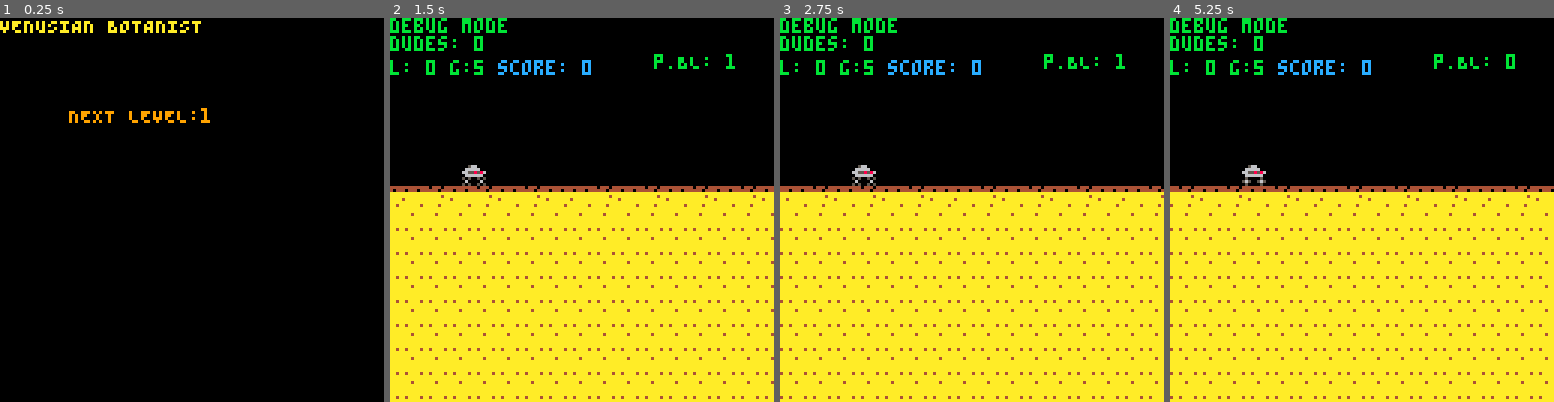
Above: before the commit, frames 1-4 (left to right).
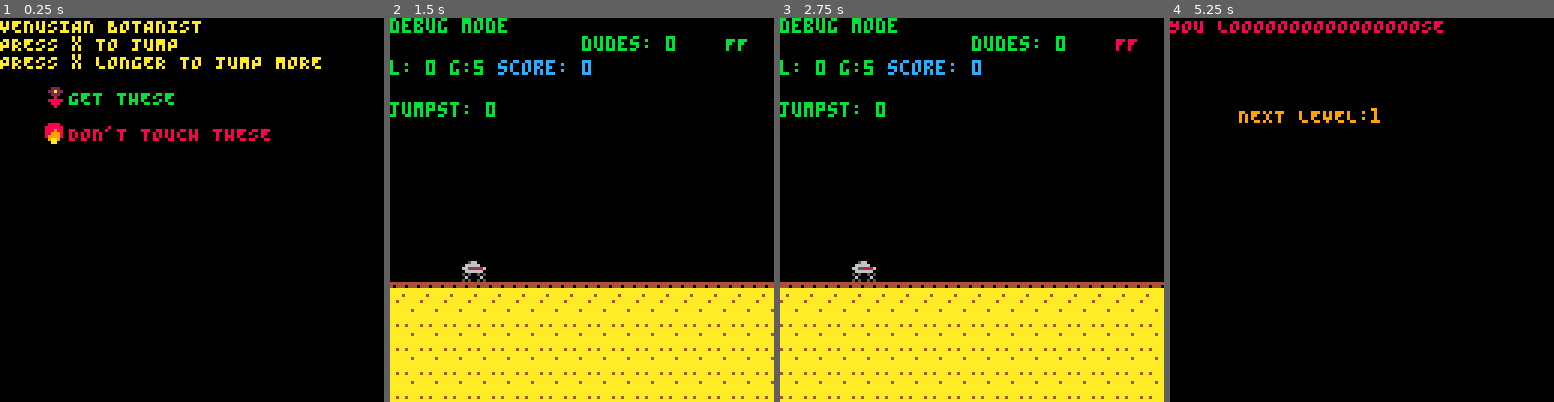
Above: after the commit, the same moments.

Repository: kitasuna/pico8-runner
Game: PICO-8 cartridge scroll.p8
The game is run twice, just before and just after one commit, with the same random seed, the same clock (stepped at 60 frames per second) and the same inputs.
Inputs:
- Up to frame 1 (0.25 s): no input
- Up to frame 2 (1.5 s): tap X (X key) at 0.33, 1.07 s; tap O (Z key) at 0.7 s
- Up to frame 3 (2.75 s): hold Right 1.6-2.1 s; tap O (Z key) at 1.7, 2.1, 2.5 s; tap X (X key) at 1.85 s; hold Up 2.15-2.42 s; hold Right from 2.47 s (still down)
- Up to frame 4 (5.25 s): tap O (Z key) every 0.4 s from 2.9 to 4.9 s; tap X (X key) at 2.97, 4.08, 5.2 s; release Right at 3.03 s; hold Left 3.08-3.58 s; hold Down 3.63-3.97 s; hold Right 4.02-4.68 s; hold Up 4.73-5.03 s; hold Left from 5.08 s (still down)

The runs differ from the first frame. In frame 1, 3.4% of the frame differs, in the area x 0-84%, y 4-33%; in frame 2, 28%; in frame 3, 28%; in frame 4, 59%, in the area x 0-100%, y 0-100%.

Commit message:
Refactor the way abilities work and events are tracked.
Laying the foundation for something sort of reactive.

Diff:
--- a/helper.lua
+++ b/helper.lua
@@ -1,5 +1,33 @@
-function len(t)
+function len(xs)
   local count = 0
-  foreach(t, function(s) count += 1 end)
+  -- foreach(t, function(s) count += 1 end)
+  for k, v in pairs(xs) do
+    count += 1
+  end
   return count
 end
+
+function drop_all_sprites(ss)
+  foreach(ss, function(s)
+      return sprite_drop(ss, s)
+  end)
+
+  return ss
+end
+
+function compose(g, f)
+  return function(x)
+    return g(f(x))
+  end
+end
+
+function reduce(f, acc0, xs)
+  local acc
+
+  acc = acc0
+  for k, v in pairs(xs) do
+    acc = f(acc, v)
+  end
+
+  return acc
+end
--- a/init.lua
+++ b/init.lua
@@ -3,12 +3,34 @@
   scrn.upd = upd_title
 end
 
-function init_game()
-  current_level = levels[current_level_idx]
-  player = { frame = 0, x = 24, y = ground_y, vel_x = 0, vel_y = 0, acc_x = 0, acc_y = 0, w = 8, h = 8, score = 0, alive = true, btn_length = 0}
-  game_state.distance = { meters = 0, kilometers = 0 }
-  drop_all(game_state.flowers)
-  drop_all(game_state.obstacles)
+function init_game(gs)
+  gs.current_level = gs.levels[gs.current_level_idx]
+
+  init_player()
+
+  gs.lock_input = 0
+  gs.distance = { meters = 0, kilometers = 0 }
+  gs.flowers = drop_all_sprites(game_state.flowers)
+  gs.fires = drop_all_sprites(game_state.fires)
+  gs.comets = drop_all_sprites(game_state.comets)
   scrn.drw = drw_game
   scrn.upd = upd_game
+
+  return gs
 end
+
+function next_level(gs)
+  gs.current_level = gs.levels[gs.current_level_idx]
+
+  player = reset_player(player)
+
+  gs.lock_input = 0
+  gs.distance = { meters = 0, kilometers = 0 }
+  gs.flowers = drop_all_sprites(game_state.flowers)
+  gs.fires = drop_all_sprites(game_state.fires)
+  gs.comets = drop_all_sprites(game_state.comets)
+  scrn.drw = drw_game
+  scrn.upd = upd_game
+
+  return gs
+end
--- a/menus.lua
+++ b/menus.lua
@@ -1,20 +1,41 @@
 function upd_win()
-  handle_menu()
+  game_state = handle_level_tween(game_state)
 end
 
 function upd_lose()
-  handle_menu()
+  game_state = handle_menu(game_state)
 end
 
 function upd_title()
-  handle_menu()
+  game_state = handle_menu(game_state)
 end
 
-function handle_menu()
-  local lvls = len(levels)
-  if(btnp(BTN_A) or btnp(BTN_B)) then init_game() end
-  if(btnp(BTN_D) and (current_level_idx > 1)) then current_level_idx -= 1 end
-  if(btnp(BTN_U) and (current_level_idx < lvls)) then current_level_idx += 1 end
+-- GameState -> GameState
+function handle_menu(gs)
+  local lvl_len = len(gs.levels)
+  if(gs.lock_input == 0) then
+    if(btnp(BTN_A) or btnp(BTN_B)) then return init_game(gs) end
+    if(btnp(BTN_D) and (gs.current_level_idx > 1)) then gs.current_level_idx -= 1 end
+    if(btnp(BTN_U) and (gs.current_level_idx < lvl_len)) then gs.current_level_idx += 1 end
+  end
+  if(gs.lock_input > 0) then
+    gs.lock_input -= 1
+  end
+  return gs
+end
+
+-- GameState -> GameState
+function handle_level_tween(gs)
+  local lvl_len = len(gs.levels)
+  if(gs.lock_input == 0) then
+    if(btnp(BTN_A) or btnp(BTN_B)) then return next_level(gs) end
+    if(btnp(BTN_D) and (gs.current_level_idx > 1)) then gs.current_level_idx -= 1 end
+    if(btnp(BTN_U) and (gs.current_level_idx < lvl_len)) then gs.current_level_idx += 1 end
+  end
+  if(gs.lock_input > 0) then
+    gs.lock_input -= 1
+  end
+  return gs
 end
 
 function handle_lose()
@@ -32,16 +53,22 @@
 function drw_title()
   cls()
   print("VENUSIAN BOTANIST", 0, 0, CLR_YLW)
-  print("NEXT LEVEL:"..current_level_idx, 23, 30, CLR_ORN)
+  print("PRESS x TO JUMP", 0, 6, CLR_YLW)
+  print("PRESS x LONGER TO JUMP MORE", 0, 12, CLR_YLW)
+  print("GET THESE", 23, 24, CLR_GRN)
+  print("DON'T TOUCH THESE", 23, 36, CLR_RED)
+  spr(4, 15, 22)
+  spr(7, 15, 34)
+  -- print("lEVEL sELECT:"..game_state.current_level_idx, 23, 30, CLR_ORN)
 end
 function drw_lose()
   cls()
   print("YOU LOOOOOOOOOOOOOOOOSE", 0, 0, CLR_RED)
-  print("NEXT LEVEL:"..current_level_idx, 23, 30, CLR_ORN)
+  print("NEXT LEVEL:"..game_state.current_level_idx, 23, 30, CLR_ORN)
 end
 
 function drw_win()
   cls()
   print("VICTOLY", 0, 0, CLR_GRN)
-  print("NEXT LEVEL:"..current_level_idx, 23, 30, CLR_ORN)
+  print("NEXT LEVEL:"..game_state.current_level_idx, 23, 30, CLR_ORN)
 end
--- /dev/null
+++ b/player.lua
@@ -0,0 +1,117 @@
+-- Player -> Ability -> Player
+-- runs some sort of callback function on the player to alter state
+function identityE(x)
+  return x
+end
+
+fastfall = {
+    name = 'fastfall',
+    msg = 'You got FASTFALL. Press down to drop to the ground.',
+    enabled = false,
+    immune = { 'fire' },
+    fkey = BTN_D,
+    state = 0,
+    f = function(plr)
+      if(fastfall.state == 0) then
+        plr.vel_y = 0
+        plr.y = GROUND_Y
+      end
+      return plr
+    end
+}
+
+jump = {
+  name = 'jump',
+  msg = 'It\'s JUMP. You just get this.',
+  enabled = true,
+  immune = { 'cookies', 'madoka' },
+  fkey = BTN_A,
+  state = 0,
+  -- Player -> BtnState -> Player
+  f = function (plr)
+      local G = 0.4
+      local addlG = 1
+      local v0 = -4.4
+
+      if(jump.state == 0) then jump.state = 1 end
+
+      if(plr.y == GROUND_Y) then
+        plr.vel_y = v0
+      elseif(plr.vel_y >= 1.0) then
+        addlG = 2.4
+      elseif(btn(BTN_A) == false) then -- TODO: Can ref fkey above?
+        addlG = 2.4
+      end
+
+
+      if(plr.y >= GROUND_Y) then
+        jump.state = 0
+      end
+
+      -- Decelerate plr
+      plr.vel_y += G * addlG
+
+      return plr
+  end
+}
+
+base = {
+  name = 'base',
+  msg = 'just for base case',
+  enabled = true,
+  fkey = nil,
+  state = 0,
+  f = identityE
+}
+
+abilities = {
+  base = base,
+  fastfall = fastfall,
+  jump = jump
+}
+
+current_player_abil = base
+
+-- Btn -> Ability[]
+function get_by_key(key)
+  return reduce(function (acc, x)
+    if(x.fkey == key and x.enabled == true) then
+     return x
+    end
+
+    return acc
+  end
+  , current_player_abil, abilities)
+end
+
+
+function init_player()
+  player = {
+    frame = 0,
+    x = 24,
+    y = ground_y,
+    vel_x = 0,
+    vel_y = 0,
+    w = 8,
+    h = 6,
+    score = 0,
+    alive = true,
+    base_sprite = 5,
+    immune = {} -- :: String[]
+  }
+
+  return player
+end
+
+
+
+function reset_player(player)
+  player.frame = 0
+  player.x = 24
+  player.y = ground_y
+  player.vel_x = 0
+  player.vel_y = 0
+  player.score = 0
+
+  return player
+ end
--- a/scroll.p8
+++ b/scroll.p8
@@ -4,45 +4,61 @@
 -- venusian botanist
 map_x = 0
 diff = {0, 0}
-ground_y = 48
-
-player_base_sprite = 5
-
-sprite_speed = 1
+ground_y = 80
+GROUND_Y = 80 -- switch to this eventually
+
 scroll_speed = 1
 speed_mult = 2
 
 player = {}
+st_game = {}
+st_player = {}
+st_ability = {}
+--[[
+  GameState :: {
+    distance :: { meters :: Int, kilometers :: Int },
+    dist_thresh :: Int,
+    global_cooldown :: Int,
+    lock_input :: Int, -- for holding menu screen
+    flowers :: [],
+    fires :: [],
+    comets :: [],
+    current_level :: Int,
+    current_level_idx :: Int,
+  }
+]]--
+#include const.lua
+#include player.lua
 game_state = {
   distance = { meters = 0, kilometers = 0},
+  global_cooldown = 0,
+  lock_input = 0,
   dist_thresh = 256,
   flowers = {},
-  obstacles = {}
-}
-
-levels = {
-  {
-    num = 0,
-    goal = 5
-  },
-  {
-    num = 1,
-    goal = 20
+  baddies = {},
+  current_level = {},
+  current_level_idx = 1,
+  levels = {
+    {
+      num = 0,
+      goal = 5
+    },
+    {
+      num = 1,
+      goal = 20
+    }
   }
 }
 
+
 scrn = {}
 
-current_level = {}
-current_level_idx = 1
-
-global_cooldown = 0
 
 _debug = true
 
-#include const.lua
 #include helper.lua
 #include init.lua
+#include menus.lua
 
 function _update()
   scrn.upd()
@@ -51,15 +67,13 @@
 function _draw()
   scrn.drw()
 end
-
-#include menus.lua
 
 function gen_update(gen, gs)
   if (gen.cooldown > 0) then
     gen.cooldown -= 1
   end
 
-  if(global_cooldown > 0) then
+  if(gs.global_cooldown > 0) then
     return gen
   end
 
@@ -68,13 +82,12 @@
       gen.emit(gen.target)
 
       local buff = flr(gen.sprite_width / speed_mult) + 1 -- adding one for kicks
-      global_cooldown = buff
+      gs.global_cooldown = buff
 
       -- Reset cooldown
       local nxt = flr(rnd(gen.cooldown_max - gen.cooldown_min))
 
-
-      -- Max width of obstacles (consecutive sprites, in this case)
+      -- Max width of fires (consecutive sprites, in this case)
       local f0 = gs.distance.kilometers > 1 and 1 or 0
       local f1 = gs.distance.kilometers > 3 and 1 or 0
       local max_width = 1 + f0 + f1
@@ -134,6 +147,40 @@
   return mkm
 end
 
+
+-- Player -> Player
+--function jump(player)
+--    local G = 0.4
+--    local addlG = 1
+--    local v0 = -4.4
+--    local ground_y = GROUND_Y
+--
+--    if(player.y == ground_y) then
+--      player.vel_y = v0
+--    elseif(btn(BTN_A) == false) then
+--      addlG = 3
+--    end
+--
+--    -- Decelerate player
+--    player.vel_y += G * addlG
+--
+--    return player
+--end
+
+
+function upd_player_pos(player)
+  player.y += player.vel_y
+
+  if(player.y >= ground_y) then
+    player.y = ground_y
+    player.vel_y = 0
+    current_player_abil = base -- MIGHT need to remove this later...
+    add(st_ability, { type = 'RESET_STATE', payload = 'jump'})
+  end
+
+  return player
+end
+
 function upd_game()
   -- Scroll map
   map_x = shift_map(map_x , scroll_speed * speed_mult)
@@ -143,49 +190,50 @@
 
   -- Update sprite pos
   foreach(game_state.flowers, shift_sprite)
-  foreach(game_state.obstacles, shift_sprite)
+  foreach(game_state.baddies, shift_sprite)
 
   -- Remove sprite if necessary
   game_state.flowers = drop_offscreen(game_state.flowers)
-  game_state.obstacles = drop_offscreen(game_state.obstacles)
+  game_state.baddies = drop_offscreen(game_state.baddies)
 
   -- Check flower collision
   foreach(game_state.flowers, bb_coll(game_state.flowers, player, add_p_score(player)))
 
   -- Check obstacle collision
-  foreach(game_state.obstacles, bb_coll(game_state.obstacles, player, kill_p(player)))
+  foreach(game_state.baddies, bb_coll(game_state.baddies, player, kill_p(player)))
 
   -- Update global cooldown (spaces out sprites)
-  if(global_cooldown > 0) then global_cooldown -=1 end
+  if(game_state.global_cooldown > 0) then game_state.global_cooldown -=1 end
 
   -- Update the generators
   fl_gen = gen_update(fl_gen, game_state)
-  obs_gen = gen_update(obs_gen, game_state)
-
-  local G = 0.4
-  local v0 = -4.0
-
-  if(player.y == ground_y and btnp(BTN_A)) then -- initial press
-    player.btn_length = 0
-    player.btn_freeze = false
-    player.vel_y = v0
-    player.y += player.vel_y
-  elseif(player.y != ground_y and player.btn_freeze == false and btn(BTN_A)) then -- holding
-    player.btn_length += 1
-    player.y += player.vel_y
-    player.vel_y += G
-  elseif(player.y != ground_y and player.btn_freeze == false) then -- release
-    player.btn_freeze = true
-    player.y += player.vel_y
-    player.vel_y += G
-  elseif(player.y != ground_y) then -- released
-    player.y += player.vel_y
-    player.vel_y += G * 3
-  end
-
-  if(player.y >= ground_y) then
-    player.y = ground_y
-    player.vel_y = 0
+  fire_gen = gen_update(fire_gen, game_state)
+  comet_gen = gen_update(comet_gen, game_state)
+
+  -- Kinda feel like stream-y stuff should go around here...
+  local abil
+  if(btnp(BTN_A)) then
+    abil = get_by_key(BTN_A)
+    current_player_abil = abil
+    add(st_ability, { type = 'NEXT_STATE', payload = abil.name }) -- TODO: Eventually this will push an EXEC to st_ability, rather than to st_player
+    add(st_player, { type = 'EXEC', payload = abil })
+  end
+
+  current_player_abil.f(player)
+  upd_player_pos(player)
+
+  -- Fastfall if available
+  --if(player.y != ground_y and btnp(BTN_D) and abilities.fastfall.enabled == true) then
+  --  player.y = ground_y
+  --end
+  if(btnp(BTN_D)) then
+    abil = get_by_key(BTN_D)
+    current_player_abil = abil
+    add(st_player, { type = 'EXEC', payload = abil })
+  end
+
+  if(btnp(BTN_B)) then
+    add(st_ability, { type = 'TOGGLE', payload = 'fastfall' } )
   end
 
   -- update player animation
@@ -197,16 +245,66 @@
     end
   end
 
-  if(player.score >= current_level.goal) then
+  -- TODO: Add event here
+  if(player.score >= game_state.current_level.goal) then
+    game_state.lock_input = 20
+    abilities.fastfall.enabled = true
     scrn.upd = upd_win
     scrn.drw = drw_win
   end
 
 
   if(player.alive != true) then
-    scrn.upd = upd_lose
-    scrn.drw = drw_lose
-  end
+    add(st_game, {type = 'DEATH', payload = {}})
+  end
+
+  proc_st_game() -- TODO: Maybe eventually this takes / returns game state... mad side-effects though
+  abilities = proc_st_ability(abilities)
+  player = proc_st_player(player)
+end
+
+
+function proc_st_game()
+  for k, v in pairs(st_game) do
+      if(v.type == 'DEATH') then
+        -- foreach(game_state.baddies, sprite_drop(game_state.baddies))
+        drop_all(game_state.baddies)
+        game_state.lock_input = 20
+        scrn.upd = upd_lose
+        scrn.drw = drw_lose
+      end
+  end
+  st_game = {}
+end
+
+-- Ability[] -> Ability[]
+function proc_st_ability(abilities)
+  for k, v in pairs(st_ability) do
+    if(v.type == 'TOGGLE') then
+      abilities[v.payload].enabled = not abilities[v.payload].enabled
+    end
+    if(v.type == 'EXEC') then
+      add(st_player, { type = 'EXEC', payload = abilities[v.payload] })
+    end
+    if(v.type == 'NEXT_STATE') then
+      abilities[v.payload].state += 1
+    end
+    if(v.type == 'RESET_STATE') then
+      abilities[v.payload].state = 0
+    end
+  end
+  st_ability = {}
+  return abilities
+end
+
+function proc_st_player(player)
+  for k, v in pairs(st_player) do
+    if(v.type == 'EXEC') then
+      player.immune = v.payload.immune -- TODO: Concat is more sensible here...
+    end
+  end
+
+  return player
 end
 
 function drw_game()
@@ -217,31 +315,36 @@
   if(_debug) then
     print("debug mode", 0, 0, 11)
 
-    local flower_len = 0
-    local obs_len = 0
-    -- foreach(game_state.flowers, function(s) flower_len += 1 end)
-    -- foreach(game_state.obstacles, function(s) obs_len += 1 end)
-    print("dudes: "..len(game_state.flowers) + len(game_state.obstacles), 0, 6, CLR_GRN)
-    -- print("m:km "..game_state.distance.meters..":"..game_state.distance.kilometers, 44, 6, CLR_GRN)
-    print("l: "..current_level.num.." g:"..current_level.goal, 0, 14, CLR_GRN)
+    -- Sprite /generator data
     -- print("flcool: "..fl_gen.cooldown, 44, 0, 11)
     -- print("flcmax: "..fl_gen.cooldown_max, 44, 6, 11)
+    print("dudes: "..len(game_state.baddies), 64, 6, CLR_GRN)
+
+    -- Player stats
+    -- print("ab: ", 88, 6, 12)
+    print("FF", 112, 6, abilities.fastfall.enabled and CLR_GRN or CLR_RED)
     -- print("alive: "..tostr(player.alive), 44, 18, 11)
     -- print("p.vy: "..player.vel_y, 88, 6)
-    print("p.BL: "..player.btn_length, 88, 12)
     --print("gcd: "..global_cooldown, 36, 6, 11)
+
+    -- Game state (score, level, etc)
     print("score: "..player.score, 36, 14, CLR_BLU)
+    print("l: "..game_state.current_level.num.." g:"..game_state.current_level.goal, 0, 14, CLR_GRN)
+    -- print("immune: "..len(player.immune), 0, 21, CLR_GRN)
+    print("jumpst: "..jump.state, 0, 28, CLR_GRN)
+    -- print("flwrs: "..len(game_state.flowers), 0, 28, CLR_GRN)
+    -- print("m:km "..game_state.distance.meters..":"..game_state.distance.kilometers, 44, 6, CLR_GRN)
   end
 
   foreach(game_state.flowers, sprite_draw)
-  foreach(game_state.obstacles, sprite_draw)
+  foreach(game_state.baddies, sprite_draw)
 
   player_draw(player)
 end
 
 
 function shift_sprite(s)
-  s.x -= sprite_speed * speed_mult
+  s.x -= s.v * speed_mult
 end
 
 function drop_offscreen(ss)
@@ -256,7 +359,7 @@
 
 function drop_all(ss)
   foreach(ss, function(s)
-      return sprite_drop(ss, s)
+    return sprite_drop(ss, s)
   end)
 
   return ss
@@ -265,8 +368,8 @@
 function bb_coll(ss, playerS, cb)
   return function (s1)
     if (
-          playerS.x < s1.x + s1.w
-      and playerS.x + playerS.w > s1.x
+          playerS.x < (s1.x + s1.buff_w) + (s1.w - s1.buff_w)
+      and playerS.x + playerS.w > (s1.x + s1.buff_w)
       and playerS.y + playerS.h > s1.y
       and playerS.y < s1.y + s1.h
       ) then
@@ -278,18 +381,6 @@
 
 function sprite_draw(s)
   spr(s.idx, s.x, s.y)
-end
-
-function flower_gen(ss)
-  local s = { x = 128, y = ground_y, idx = 4, w=8, h=8}
-  add(ss, s)
-  return ss
-end
-
-function obstacle_gen(ss)
-  local s = { x = 128, y = ground_y, idx = 7, w=8, h=8}
-  add(ss, s)
-  return ss
 end
 
 fl_gen = {
@@ -300,18 +391,41 @@
   last_width = 0,
   target = game_state.flowers,
   stacks = false,
-  emit = flower_gen
+  emit = function (ss)
+    local s = { x = 128, y = ground_y, idx = 4, w=8, buff_w = 0, h=8, v=1, type = 'flower'}
+    add(ss, s)
+    return ss
+  end
 }
 
-obs_gen = {
+fire_gen = {
   cooldown = 90,
   cooldown_min = 30,
   cooldown_max = 90,
   sprite_width = 8,
   last_width = 0,
-  target = game_state.obstacles,
+  target = game_state.baddies,
   stacks = true,
-  emit = obstacle_gen
+  emit = function (ss)
+    local s = { x = 128, y = GROUND_Y, idx = 7, w=6, buff_w = 0, h=5, v=1, type = 'fire'}
+    add(ss, s)
+    return ss
+  end
+}
+
+comet_gen = {
+  cooldown = 150,
+  cooldown_min = 120,
+  cooldown_max = 210,
+  sprite_width = 8,
+  last_width = 0,
+  target = game_state.baddies,
+  stacks = false,
+  emit = function(ss)
+    local s = { x = 128, y = 58, idx = 8, w=6, buff_w=0, h=6, v=2, type = 'comet'}
+    add(ss, s)
+    return ss
+  end
 }
 
 function sprite_drop(ss, s)
@@ -319,18 +433,18 @@
 end
 
 function player_draw(p)
-  spr((player_base_sprite + p.frame), p.x, p.y)
+  spr((p.base_sprite + p.frame), p.x, p.y)
 end
 
 __gfx__
 00000000aaaaaaaa4444444440444044000000000000000000000000000000000000000000000000000000000000000000000000000000000000000000000000
-00000000aaa4aaaa4044404444440444002220000056600000566000008888000000000000000000000000000000000000000000000000000000000000000000
-00700700aaaaaaaaaaaaaaaaaaaaaaaa022a22000666660006666600088888800000000000000000000000000000000000000000000000000000000000000000
-00077000aaaaaaaaaaaaaaaaaaaaa4aa002220006655858666558586088899800000000000000000000000000000000000000000000000000000000000000000
-00077000aaaaaaaa4aaaaaaaaaaaaaaa000800000666666006666660088999800000000000000000000000000000000000000000000000000000000000000000
-00700700aaaaaaaaaaaaaaaaaaaaaaaa088888000500005050500505889999880000000000000000000000000000000000000000000000000000000000000000
-00000000a4aaaa4aaaaaaa4aaaaa4aaa008880005650056506000060899aa9880000000000000000000000000000000000000000000000000000000000000000
-00000000aaaaaaaaaaaaaaaaaaaaaaaa000800000500005050500505899aa9880000000000000000000000000000000000000000000000000000000000000000
+00000000aaa4aaaa4044404444440444002220000056600000566000088880000000000000000000000000000000000000000000000000000000000000000000
+00700700aaaaaaaaaaaaaaaaaaaaaaaa022a22000666660006666600888888000bb0000000000000000000000000000000000000000000000000000000000000
+00077000aaaaaaaaaaaaaaaaaaaaa4aa00222000665585866655858688898800babbb00000000000000000000000000000000000000000000000000000000000
+00077000aaaaaaaa4aaaaaaaaaaaaaaa00080000066666600666666088999800aaabbbbb00000000000000000000000000000000000000000000000000000000
+00700700aaaaaaaaaaaaaaaaaaaaaaaa08888800050000505050050589999800aaabbbb000000000000000000000000000000000000000000000000000000000
+00000000a4aaaa4aaaaaaa4aaaaa4aaa00888000565005650600006009aa9000babbb00000000000000000000000000000000000000000000000000000000000
+00000000aaaaaaaaaaaaaaaaaaaaaaaa00080000050000505050050500aa00000bb0000000000000000000000000000000000000000000000000000000000000
 __map__
 0000000000000000000000000000000000000000000000000000000000000000000000000000000000000000000000000000000000000000000000000000000000000000000000000000000000000000000000000000000000000000000000000000000000000000000000000000000000000000000000000000000000000000
 0000000000000000000000000000000000000000000000000000000000000000000000000000000000000000000000000000000000000000000000000000000000000000000000000000000000000000000000000000000000000000000000000000000000000000000000000000000000000000000000000000000000000000
@@ -339,12 +453,12 @@
 0000000000000000000000000000000000000000000000000000000000000000000000000000000000000000000000000000000000000000000000000000000000000000000000000000000000000000000000000000000000000000000000000000000000000000000000000000000000000000000000000000000000000000
 0000000000000000000000000000000000000000000000000000000000000000000000000000000000000000000000000000000000000000000000000000000000000000000000000000000000000000000000000000000000000000000000000000000000000000000000000000000000000000000000000000000000000000
 0000000000000000000000000000000000000000000000000000000000000000000000000000000000000000000000000000000000000000000000000000000000000000000000000000000000000000000000000000000000000000000000000000000000000000000000000000000000000000000000000000000000000000
-0203020302030203020203020302030200000000000000000000000000000000000000000000000000000000000000000000000000000000000000000000000000000000000000000000000000000000000000000000000000000000000000000000000000000000000000000000000000000000000000000000000000000000
+0000000000000000000000000000000000000000000000000000000000000000000000000000000000000000000000000000000000000000000000000000000000000000000000000000000000000000000000000000000000000000000000000000000000000000000000000000000000000000000000000000000000000000
+0000000000000000000000000000000000000000000000000000000000000000000000000000000000000000000000000000000000000000000000000000000000000000000000000000000000000000000000000000000000000000000000000000000000000000000000000000000000000000000000000000000000000000
+0000000000000000000000000000000000000000000000000000000000000000000000000000000000000000000000000000000000000000000000000000000000000000000000000000000000000000000000000000000000000000000000000000000000000000000000000000000000000000000000000000000000000000
+0000000000000000000000000000000000000000000000000000000000000000000000000000000000000000000000000000000000000000000000000000000000000000000000000000000000000000000000000000000000000000000000000000000000000000000000000000000000000000000000000000000000000000
+0202020202020202020202020202020200000000000000000000000000000000000000000000000000000000000000000000000000000000000000000000000000000000000000000000000000000000000000000000000000000000000000000000000000000000000000000000000000000000000000000000000000000000
 0101010101010101010101010101010100000000000000000000000000000000000000000000000000000000000000000000000000000000000000000000000000000000000000000000000000000000000000000000000000000000000000000000000000000000000000000000000000000000000000000000000000000000
 0101010101010101010101010101010100000000000000000000000000000000000000000000000000000000000000000000000000000000000000000000000000000000000000000000000000000000000000000000000000000000000000000000000000000000000000000000000000000000000000000000000000000000
 0101010101010101010101010101010100000000000000000000000000000000000000000000000000000000000000000000000000000000000000000000000000000000000000000000000000000000000000000000000000000000000000000000000000000000000000000000000000000000000000000000000000000000
 0101010101010101010101010101010100000000000000000000000000000000000000000000000000000000000000000000000000000000000000000000000000000000000000000000000000000000000000000000000000000000000000000000000000000000000000000000000000000000000000000000000000000000
-0101010101010101010101010101010100000000000000000000000000000000000000000000000000000000000000000000000000000000000000000000000000000000000000000000000000000000000000000000000000000000000000000000000000000000000000000000000000000000000000000000000000000000
-0101010101010101010101010101010100000000000000000000000000000000000000000000000000000000000000000000000000000000000000000000000000000000000000000000000000000000000000000000000000000000000000000000000000000000000000000000000000000000000000000000000000000000
-0101010101010101010101010101010100000000000000000000000000000000000000000000000000000000000000000000000000000000000000000000000000000000000000000000000000000000000000000000000000000000000000000000000000000000000000000000000000000000000000000000000000000000
-0101010101010101010101010101010100000000000000000000000000000000000000000000000000000000000000000000000000000000000000000000000000000000000000000000000000000000000000000000000000000000000000000000000000000000000000000000000000000000000000000000000000000000
